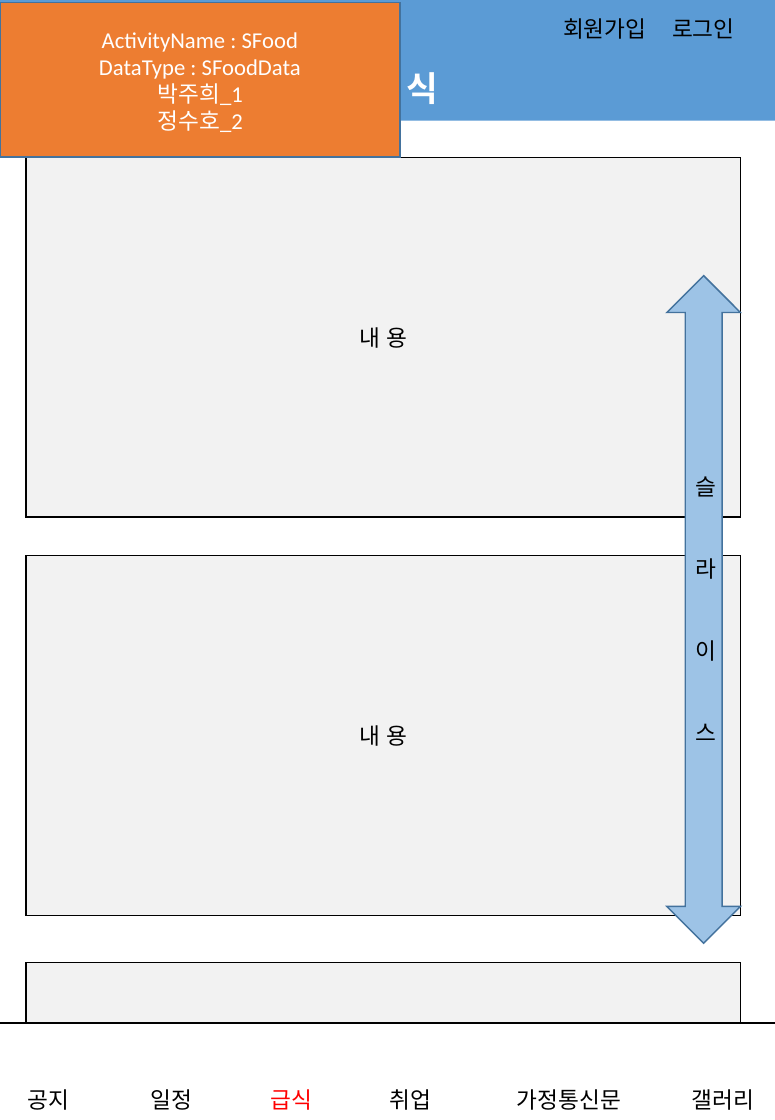
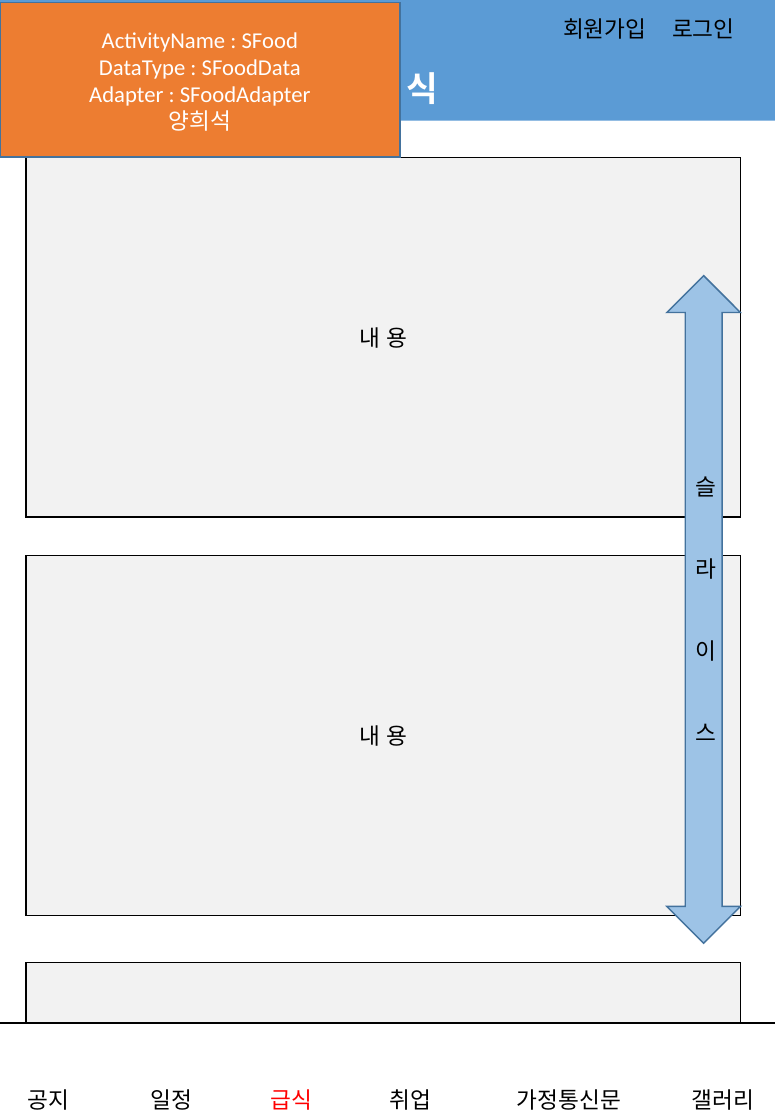
Before and after one commit to jungho-shin/SIHSchool, a slide deck: slide 4 of app/src/main/assets/어플_스토리보드.pptx. Drawn at 775x1120 pixels with LibreOffice and Linux fonts; fonts in the diff are those of the drawing; background and template pictures are left out. Boxes give left, top, right and bottom in pixels: in the first picture for what was removed or moved away, otherwise in the second. Text is boxed around its words. In the diff, an @@ line names an element or a change of style, - is before the commit and + after.

```diff
--- a/app/src/main/assets/어플_스토리보드.pptx
+++ b/app/src/main/assets/어플_스토리보드.pptx
@@ text in rectangle at bbox=[89, 86, 311, 131]: text changed @@
-박주희_1
-정수호_2
+Adapter : SFoodAdapter
+양희석
```
Also in this commit, not shown: 11 other slides changed.
